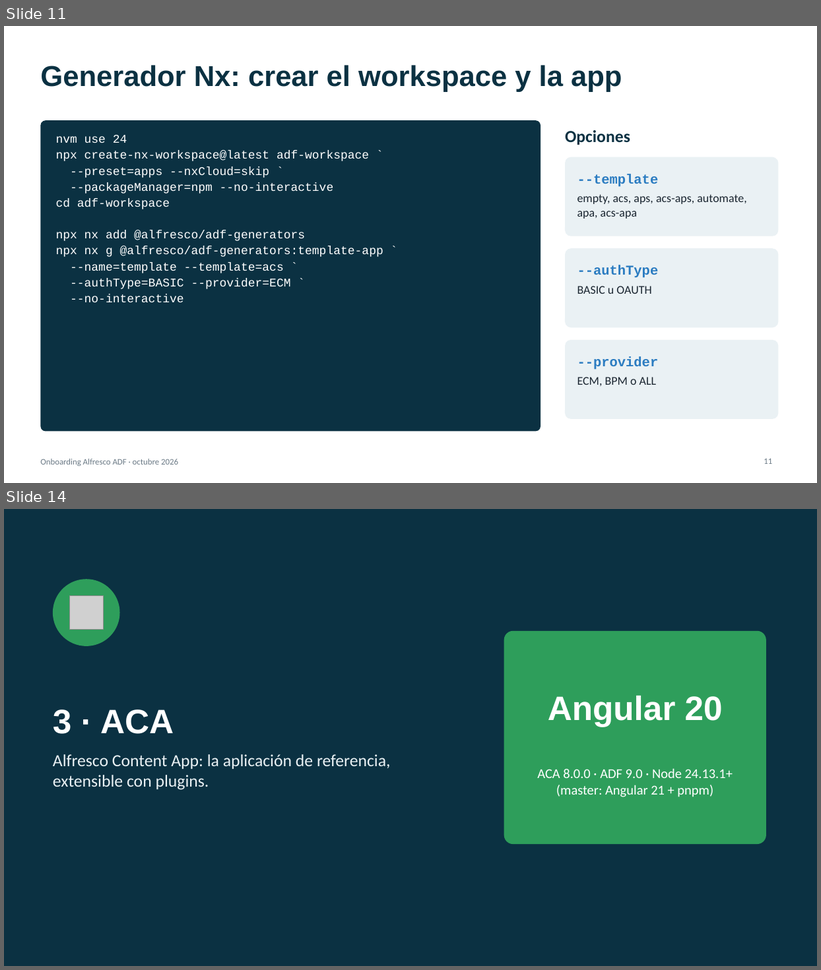
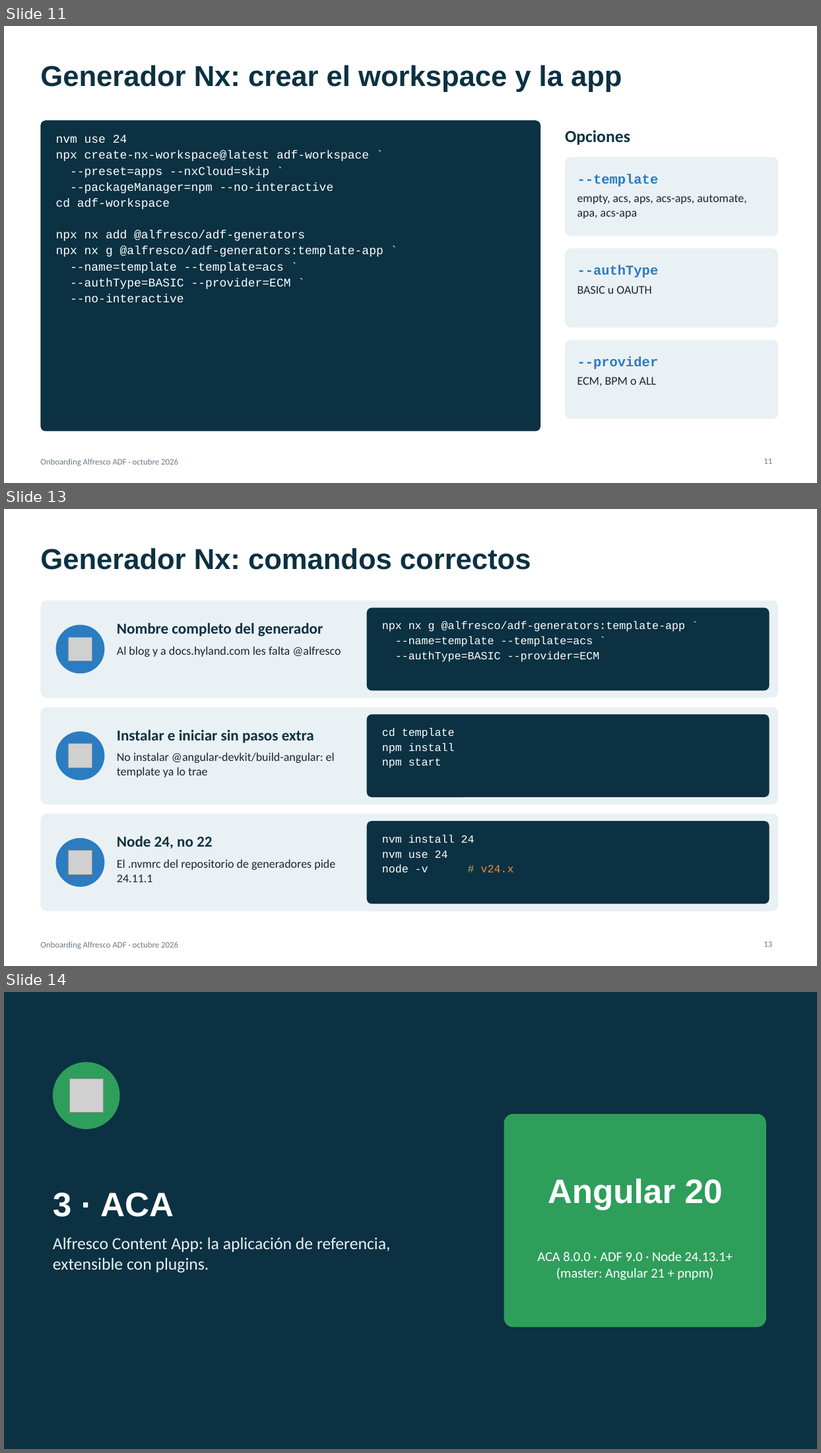
Before and after one commit to renzoqamao/alfresco-adf-onboarding, a slide deck: docs/onboarding-adf.pptx. Shown one above the other, each under a label of ours: slides 11 and 14 before the commit, slides 11, 13 and 14 after it; the slides between them are not shown. The pictures are 821x970 and 821x1453 pixels, drawn with LibreOffice and Linux fonts; fonts in the diff are those of the drawing; grey boxes stand for pictures. Boxes give left, top, right and bottom in pixels: in the first picture for what was removed or moved away, otherwise in the second. Text is boxed around its words. In the diff, an @@ line names an element or a change of style, - is before the commit and + after.

```diff
--- a/docs/onboarding-adf.pptx
+++ b/docs/onboarding-adf.pptx
@@ slide 13 added at (4,509,817,966), background #FFFFFF; not listed: 1 template element that a slide beside it also shows @@
@@ title added at (40,548,531,570), 34 pt, text #0B3142, bold @@
+Generador Nx: comandos correctos
@@ rounded rectangle added at (40,601,779,698), fill #EAF1F4 @@
@@ ellipse added at (56,625,104,674), fill #2B7CC1 @@
@@ text added at (117,623,323,636), 18 pt, text #0B3142, bold @@
+Nombre completo del generador
@@ rounded rectangle added at (367,608,770,691), fill #0B3142 @@
@@ text added at (382,621,686,662), 13 pt, text #FFFFFF @@
+npx nx g @alfresco/adf-generators:template-app `
+--name=template --template=acs `
+--authType=BASIC --provider=ECM
@@ picture added at (68,637,92,661) @@
@@ text added at (117,646,341,657), 14 pt, text #1B2631 @@
+Al blog y a docs.hyland.com les falta @alfresco
@@ rounded rectangle added at (40,707,779,805), fill #EAF1F4 @@
@@ rounded rectangle added at (367,714,770,797), fill #0B3142 @@
@@ ellipse added at (56,731,104,780), fill #2B7CC1 @@
@@ picture added at (68,744,92,768) @@
@@ text added at (117,729,314,743), 18 pt, text #0B3142, bold @@
+Instalar e iniciar sin pasos extra
@@ text added at (382,728,455,768), 13 pt, text #FFFFFF @@
+cd template
+npm install
+npm start
@@ text added at (117,753,335,778), 14 pt, text #1B2631 @@
+No instalar @angular-devkit/build-angular: el template ya lo trae
@@ rounded rectangle added at (40,814,779,912), fill #EAF1F4 @@
@@ rounded rectangle added at (367,821,770,904), fill #0B3142 @@
@@ ellipse added at (56,838,104,887), fill #2B7CC1 @@
@@ text added at (117,836,212,849), 18 pt, text #0B3142, bold @@
+Node 24, no 22
@@ text added at (382,835,514,873), 13 pt, text #FFFFFF @@
+nvm install 24
+nvm use 24
+node -v # v24.x
@@ picture added at (68,851,92,875) @@
@@ text added at (117,859,335,883), 14 pt, text #1B2631 @@
+El .nvmrc del repositorio de generadores pide 24.11.1
@@ page number added at (764,941,772,947), 10 pt, text #6B7A86 @@
+13
```
Also in this commit, not shown: 12 slides changed, 2 other slides added, 2 slides removed, 4 other files.
